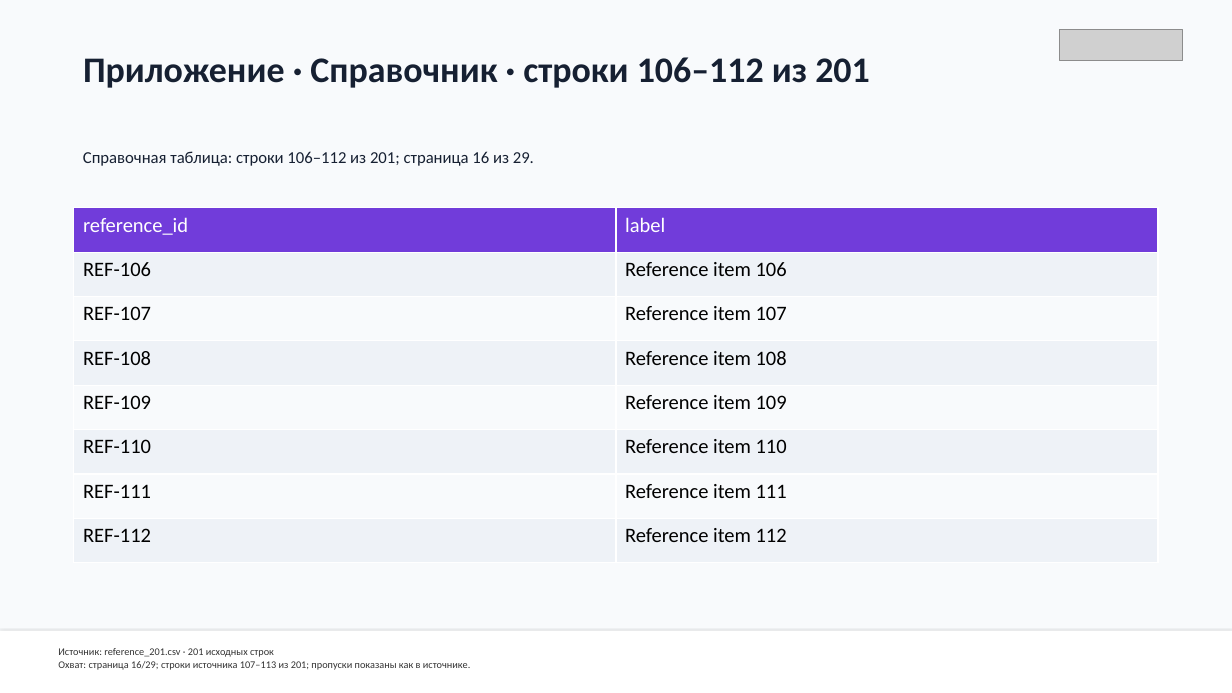
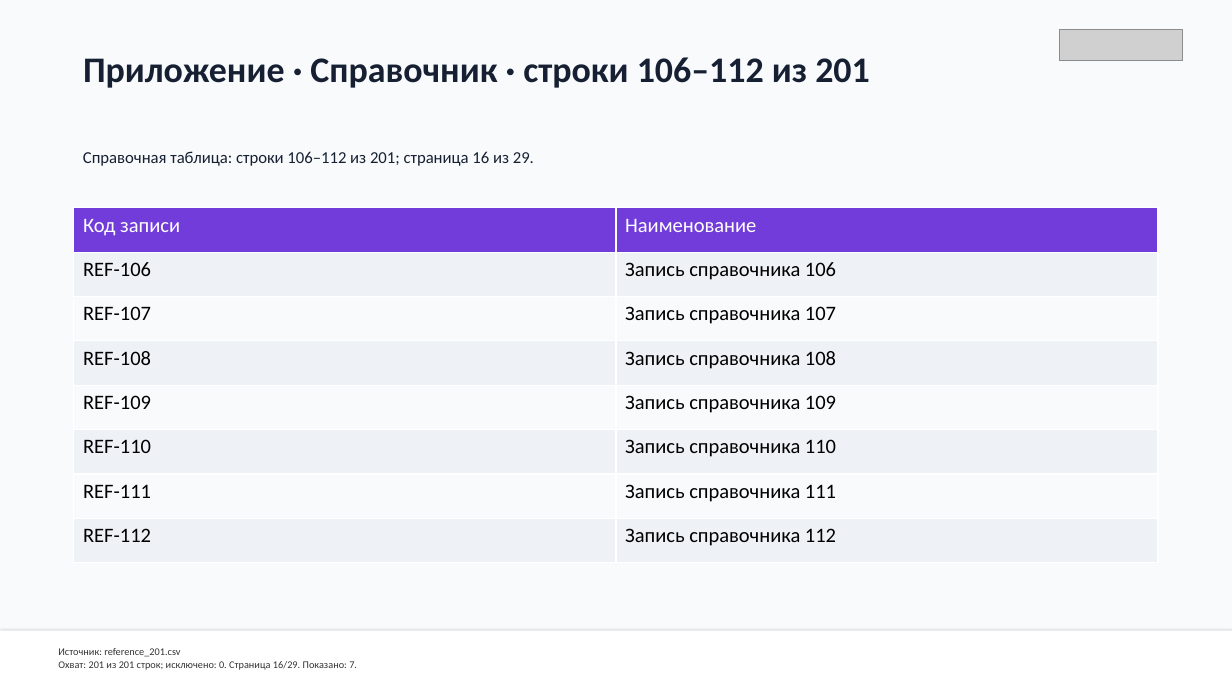
Before and after one commit to stashash/voiceDeck, a slide deck: slide 27 of artifacts/stage2-demo/Все презентации/Сторонний шаблон — демо.pptx. Drawn at 1232x693 pixels with LibreOffice and Linux fonts; fonts in the diff are those of the drawing; grey boxes stand for pictures. Boxes give left, top, right and bottom in pixels: in the first picture for what was removed or moved away, otherwise in the second. Text is boxed around its words. In the diff, an @@ line names an element or a change of style, - is before the commit and + after.

```diff
--- a/artifacts/stage2-demo/Все презентации/Сторонний шаблон — демо.pptx
+++ b/artifacts/stage2-demo/Все презентации/Сторонний шаблон — демо.pptx
@@ table at bbox=[74, 208, 1159, 563] @@
-row 1, column 1: reference_id
+row 1, column 1: Код записи
-row 1, column 2: label
+row 1, column 2: Наименование
-row 2, column 2: Reference item 106
+row 2, column 2: Запись справочника 106
-row 3, column 2: Reference item 107
+row 3, column 2: Запись справочника 107
-row 4, column 2: Reference item 108
+row 4, column 2: Запись справочника 108
-row 5, column 2: Reference item 109
+row 5, column 2: Запись справочника 109
-row 6, column 2: Reference item 110
+row 6, column 2: Запись справочника 110
-row 7, column 2: Reference item 111
+row 7, column 2: Запись справочника 111
-row 8, column 2: Reference item 112
+row 8, column 2: Запись справочника 112
@@ text at bbox=[58, 648, 357, 670]: text changed @@
-Источник: reference_201.csv · 201 исходных строк
-Охват: страница 16/29; строки источника 107–113 из 201; пропуски показаны как в источнике.
+Источник: reference_201.csv
+Охват: 201 из 201 строк; исключено: 0. Страница 16/29. Показано: 7.
```
Also in this commit, not shown: 39 other slides changed, 59 other files.
